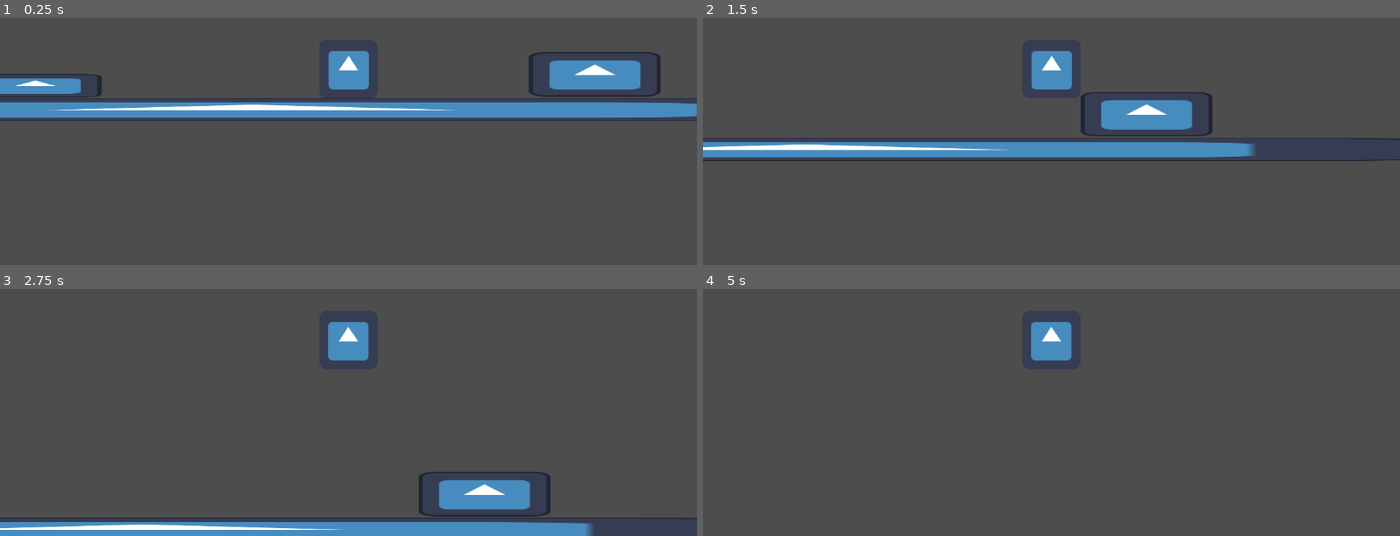
Above: before the commit, frames 1-4 (two rows, left to right).
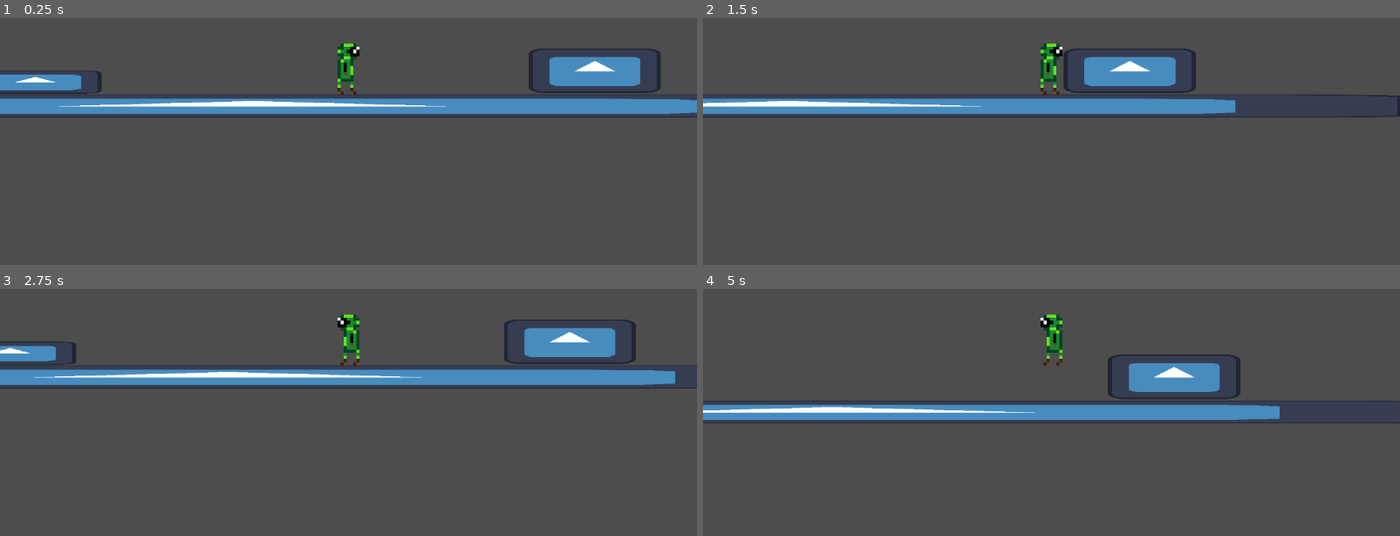
Above: after the commit, the same moments.

Repository: LoganLaurenson/MetroidvaniaGame
Game: Godot game, scene res://Scenes/test_world.tscn
Same seed, same stepped clock (60 frames per second), same inputs: the game is played once before the commit and once after it. The project has no main scene, so this scene is started directly. The engine's default icon, where the game draws it, is replaced by a stand-in: a white triangle on a blue panel in a dark square.
Inputs:
- Up to frame 1 (0.25 s): no input
- Up to frame 2 (1.5 s): tap Enter at 0.5 s; hold Space (Jump) 0.53-1.28 s; hold D (Right) from 0.53 s (still down); tap Space (Jump) at 1.35 s
- Up to frame 3 (2.75 s): tap Space (Jump) at 1.52, 1.82 s; release D (Right) at 2.03 s; hold A (Left) from 2.03 s (still down); hold Space (Jump) from 2.03 s (still down)
- Up to frame 4 (5 s): release A (Left) at 2.78 s; release Space (Jump) at 2.78 s; hold D (Right) 2.78-4.28 s; tap Space (Jump) at 2.85, 3.02, 3.32, 4.35, 4.52, 4.82 s; hold Space (Jump) 3.53-4.28 s; hold A (Left) from 4.28 s (still down)

The runs differ from the first frame. In frame 1, 7.8% of the frame differs, in the area x 0-100%, y 10-42%; in frame 2, 14%; in frame 3, 18%, in the area x 0-100%, y 10-100%; in frame 4, 8.9%.

Commit message:
V3
Added Player Sprite

Diff:
--- a/metroidvaniagame/Scenes/player.tscn
+++ b/metroidvaniagame/Scenes/player.tscn
@@ -1,10 +1,10 @@
 [gd_scene load_steps=9 format=3 uid="uid://b6o0qitpcepql"]
 
 [ext_resource type="Script" uid="uid://bhoa444sxejg" path="res://player.gd" id="1_cvnsp"]
-[ext_resource type="Texture2D" uid="uid://c2jjyws3f666j" path="res://Art/icon.png" id="2_cvnsp"]
+[ext_resource type="Texture2D" uid="uid://belpbvitwuunc" path="res://Art/Player.png" id="2_cvnsp"]
 
 [sub_resource type="RectangleShape2D" id="RectangleShape2D_vgqql"]
-size = Vector2(128, 128)
+size = Vector2(52, 113)
 
 [sub_resource type="RectangleShape2D" id="RectangleShape2D_cvnsp"]
 
@@ -20,7 +20,7 @@
 "times": PackedFloat32Array(0),
 "transitions": PackedFloat32Array(1),
 "update": 0,
-"values": [Vector2(-100, 0)]
+"values": [Vector2(-70, 0)]
 }
 tracks/1/type = "value"
 tracks/1/imported = false
@@ -47,7 +47,7 @@
 "times": PackedFloat32Array(0),
 "transitions": PackedFloat32Array(1),
 "update": 0,
-"values": [Vector2(100, 0)]
+"values": [Vector2(70, 0)]
 }
 tracks/1/type = "value"
 tracks/1/imported = false
@@ -101,9 +101,11 @@
 metadata/_edit_group_ = true
 
 [node name="Sprite2D" type="Sprite2D" parent="."]
+scale = Vector2(7, 7)
 texture = ExtResource("2_cvnsp")
 
 [node name="CollisionShape2D" type="CollisionShape2D" parent="."]
+position = Vector2(1, -0.5)
 shape = SubResource("RectangleShape2D_vgqql")
 
 [node name="JumpHeightTimer" type="Timer" parent="."]
@@ -114,7 +116,7 @@
 zoom = Vector2(0.75, 0.75)
 
 [node name="CoyoteTimer" type="Timer" parent="."]
-wait_time = 0.15
+wait_time = 0.1
 one_shot = true
 
 [node name="Attack" type="Area2D" parent="."]
--- a/metroidvaniagame/player.gd
+++ b/metroidvaniagame/player.gd
@@ -13,7 +13,7 @@
 		velocity += get_gravity() * delta
 
 	# Handle jump.
-	if Input.is_action_just_pressed("Jump") and is_on_floor || !coyote_timer.is_stopped():
+	if Input.is_action_just_pressed("Jump") and is_on_floor() || !coyote_timer.is_stopped():
 		jump_height_timer.start()
 		velocity.y = JUMP_VELOCITY
 
--- a/metroidvaniagame/project.godot
+++ b/metroidvaniagame/project.godot
@@ -35,3 +35,7 @@
 [physics]
 
 2d/default_gravity=1300.0
+
+[rendering]
+
+textures/canvas_textures/default_texture_filter=0
Binary file added: metroidvaniagame/Art/Player.png
Not shown, added: metroidvaniagame/Art/Player.png.import
